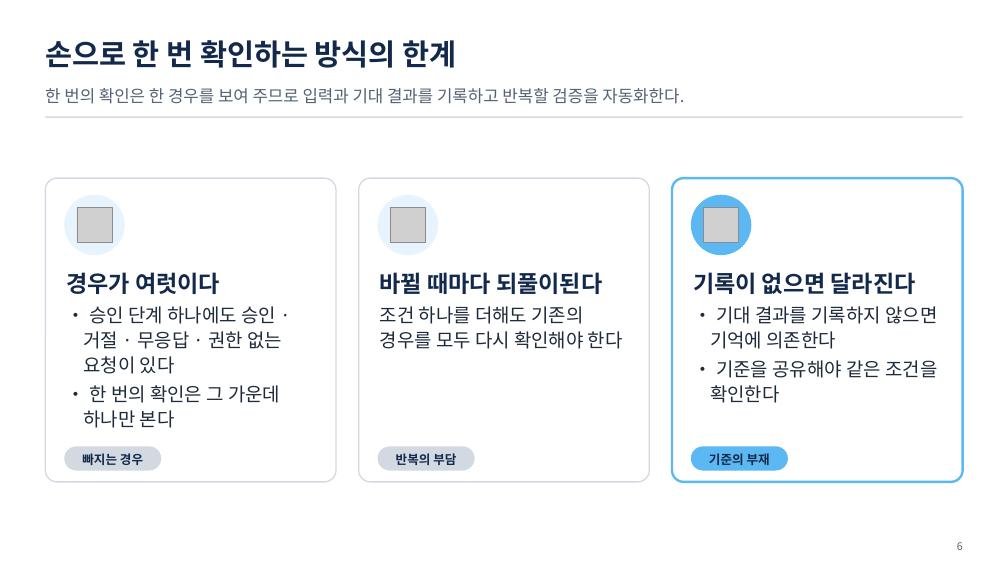
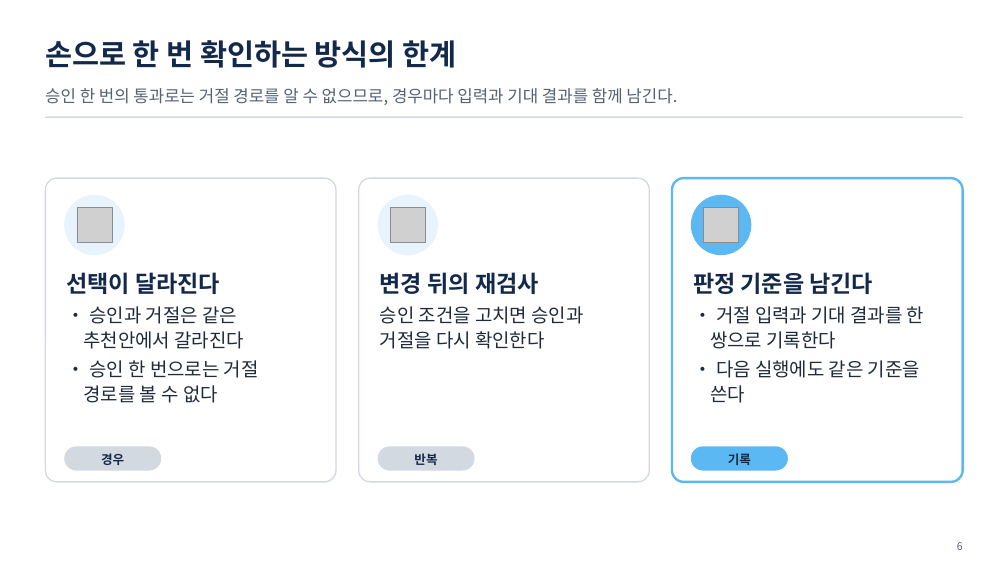
Before and after one commit to uengine-oss/hyd-iot-edu, a slide deck: slide 6 of workspace/강의제작/산출물/통합반/이론/08회차/통합반_08일차.pptx. Drawn at 1008x567 pixels with LibreOffice and Linux fonts; fonts in the diff are those of the drawing; grey boxes stand for pictures. Boxes give left, top, right and bottom in pixels: in the first picture for what was removed or moved away, otherwise in the second. Text is boxed around its words. In the diff, an @@ line names an element or a change of style, - is before the commit and + after.

Commit message:
통합반 8회차 1~12장의 거절 시나리오와 계약 검증을 개편하고 렌더·낭독·강조·쉼을 확정한다

```diff
--- a/workspace/강의제작/산출물/통합반/이론/08회차/통합반_08일차.pptx
+++ b/workspace/강의제작/산출물/통합반/이론/08회차/통합반_08일차.pptx
@@ text at box(45, 88, 677, 105): text changed @@
-한 번의 확인은 한 경우를 보여 주므로 입력과 기대 결과를 기록하고 반복할 검증을 자동화한다.
+승인 한 번의 통과로는 거절 경로를 알 수 없으므로, 경우마다 입력과 기대 결과를 함께 남긴다.
@@ text at box(66, 272, 259, 403): text changed @@
-경우가 여럿이다
-• 승인 단계 하나에도 승인 · 거절 · 무응답 · 권한 없는 요청이 있다
-• 한 번의 확인은 그 가운데 하나만 본다
+선택이 달라진다
+• 승인과 거절은 같은 추천안에서 갈라진다
+• 승인 한 번으로는 거절 경로를 볼 수 없다
@@ text at box(380, 272, 584, 349): text changed @@
-바뀔 때마다 되풀이된다
-조건 하나를 더해도 기존의 경우를 모두 다시 확인해야 한다
+변경 뒤의 재검사
+승인 조건을 고치면 승인과 거절을 다시 확인한다
@@ text at box(693, 272, 924, 403): text changed @@
-기록이 없으면 달라진다
-• 기대 결과를 기록하지 않으면 기억에 의존한다
-• 기준을 공유해야 같은 조건을 확인한다
+판정 기준을 남긴다
+• 거절 입력과 기대 결과를 한 쌍으로 기록한다
+• 다음 실행에도 같은 기준을 쓴다
@@ text at box(101, 453, 124, 465): text changed @@
-빠지는 경우
+경우
@@ text at box(414, 453, 437, 465): text changed @@
-반복의 부담
+반복
@@ text at box(728, 453, 751, 465): text changed @@
-기준의 부재
+기록
```
Also in this commit, not shown: 11 other slides changed, 25 other files.
